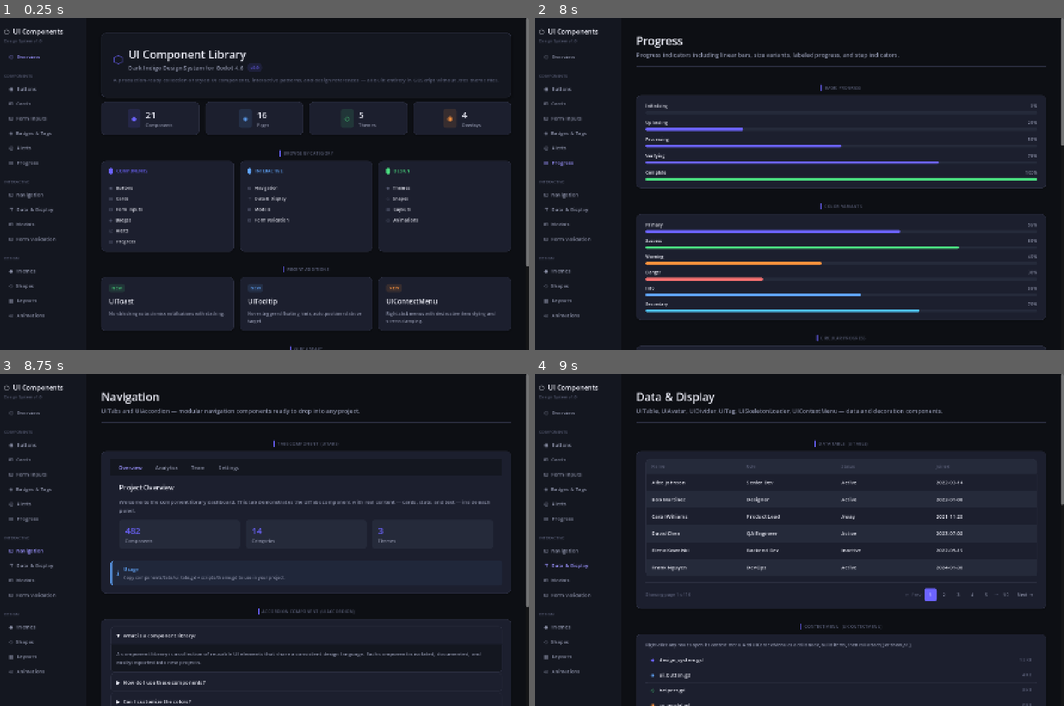
Above: before the commit, frames 1-4 (two rows, left to right).
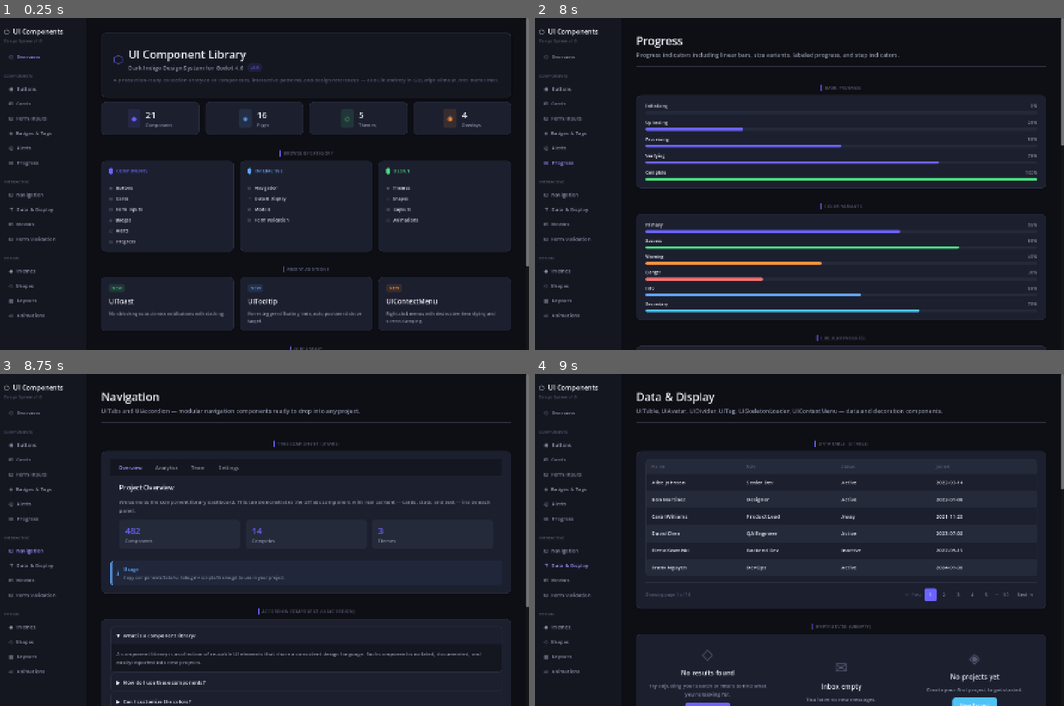
Above: after the commit, the same moments.

Repository: Cai-ki/godot-component-library
Game: Godot game, scene res://scenes/main.tscn
Same seed, same stepped clock (60 frames per second), same inputs: the game is played once before the commit and once after it.
Inputs (mouse positions are in pixels of both pictures, inside the frame that each line leads up to):
- Up to frame 1 (0.25 s): no input
- Up to frame 2 (8 s): click "⬡ Overview" at 0.5 s; click "◉ Buttons" at 1.25 s; click "⊞ Cards" at 2 s; click "⊟ Form Inputs" at 2.75 s; click (688, 117) at 3.52 s; type "12" at 3.6 s; click (889, 117) at 3.75 s; type "12" at 3.83 s; click (688, 184) at 3.98 s; type "12" at 4.07 s; click (788, 184) at 4.27 s; type "12" at 4.35 s; click (889, 184) at 4.5 s; type "12" at 4.58 s; click (989, 184) at 4.73 s; type "12" at 4.82 s; click (741, 270) at 5.02 s; type "Alex" at 5.1 s; click "◈ Badges & Tags" at 5.75 s; click "◎ Alerts" at 6.5 s; click "▤ Progress" at 7.25 s
- Up to frame 3 (8.75 s): click "⊡ Navigation" at 8 s
- Up to frame 4 (9 s): click "⊤ Data & Display" at 8.75 s

Frames 1-3 are identical in both runs. In frame 4, 1.7% of the frame differs, in the area x 20-100%, y 34-100%.

Commit message:
feat: add UIEmpty empty state placeholder component
Centered layout with icon, title, description, and optional action button.
Configurable accent color for the action button. Added Empty States section
to Data & Display page with three demo variants.

Diff:
--- /dev/null
+++ b/components/empty/ui_empty.gd
@@ -0,0 +1,115 @@
+## UIEmpty — Standalone Component
+## Empty state placeholder with icon, title, description, and optional action.
+##
+## Usage:
+##   var empty := UIEmpty.new()
+##   empty.icon_text = "📭"
+##   empty.title_text = "No messages"
+##   empty.description_text = "Your inbox is empty."
+##   empty.action_label = "Compose"
+##   empty.action_pressed.connect(func(): print("compose"))
+##   parent.add_child(empty)
+##
+## Dependencies: scripts/theme.gd (UITheme)
+class_name UIEmpty
+extends VBoxContainer
+
+signal action_pressed
+
+@export var icon_text: String = "◇":
+	set(v): icon_text = v; if _icon_lbl: _icon_lbl.text = v
+
+@export var title_text: String = "No data":
+	set(v): title_text = v; if _title_lbl: _title_lbl.text = v
+
+@export var description_text: String = "":
+	set(v):
+		description_text = v
+		if _desc_lbl: _desc_lbl.text = v; _desc_lbl.visible = v != ""
+
+@export var action_label: String = "":
+	set(v):
+		action_label = v
+		if _action_btn: _action_btn.text = v; _action_btn.visible = v != ""
+
+@export var accent_color: Color = Color("6C63FF"):   # UITheme.PRIMARY
+	set(v): accent_color = v; if is_inside_tree(): _apply_styles()
+
+var _icon_lbl:   Label
+var _title_lbl:  Label
+var _desc_lbl:   Label
+var _action_btn: Button
+
+
+func _ready() -> void:
+	add_theme_constant_override("separation", 12)
+	size_flags_horizontal = Control.SIZE_EXPAND_FILL
+	alignment = BoxContainer.ALIGNMENT_CENTER
+	_build()
+
+
+func _build() -> void:
+	# Icon
+	_icon_lbl = Label.new()
+	_icon_lbl.text = icon_text
+	_icon_lbl.horizontal_alignment = HORIZONTAL_ALIGNMENT_CENTER
+	_icon_lbl.add_theme_font_size_override("font_size", 40)
+	_icon_lbl.add_theme_color_override("font_color", UITheme.TEXT_MUTED)
+	add_child(_icon_lbl)
+
+	# Title
+	_title_lbl = Label.new()
+	_title_lbl.text = title_text
+	_title_lbl.horizontal_alignment = HORIZONTAL_ALIGNMENT_CENTER
+	_title_lbl.add_theme_font_size_override("font_size", UITheme.FONT_LG)
+	_title_lbl.add_theme_color_override("font_color", UITheme.TEXT_PRIMARY)
+	add_child(_title_lbl)
+
+	# Description
+	_desc_lbl = Label.new()
+	_desc_lbl.text = description_text
+	_desc_lbl.visible = description_text != ""
+	_desc_lbl.horizontal_alignment = HORIZONTAL_ALIGNMENT_CENTER
+	_desc_lbl.autowrap_mode = TextServer.AUTOWRAP_WORD_SMART
+	_desc_lbl.add_theme_font_size_override("font_size", UITheme.FONT_MD)
+	_desc_lbl.add_theme_color_override("font_color", UITheme.TEXT_SECONDARY)
+	add_child(_desc_lbl)
+
+	# Action button
+	_action_btn = Button.new()
+	_action_btn.text = action_label
+	_action_btn.visible = action_label != ""
+	_action_btn.focus_mode = Control.FOCUS_NONE
+	_action_btn.size_flags_horizontal = Control.SIZE_SHRINK_CENTER
+	_action_btn.pressed.connect(func(): action_pressed.emit())
+	add_child(_action_btn)
+
+	_apply_styles()
+
+
+func _apply_styles() -> void:
+	if not _action_btn: return
+
+	var n := _btn_style(accent_color)
+	var h := _btn_style(accent_color.lightened(0.12))
+	var p := _btn_style(accent_color.darkened(0.1))
+
+	_action_btn.add_theme_stylebox_override("normal",  n)
+	_action_btn.add_theme_stylebox_override("hover",   h)
+	_action_btn.add_theme_stylebox_override("pressed", p)
+	_action_btn.add_theme_stylebox_override("focus",   n)
+	_action_btn.add_theme_color_override("font_color",       Color.WHITE)
+	_action_btn.add_theme_color_override("font_hover_color", Color.WHITE)
+	_action_btn.add_theme_font_size_override("font_size", UITheme.FONT_MD)
+
+
+func _btn_style(bg: Color) -> StyleBoxFlat:
+	var s := StyleBoxFlat.new()
+	s.bg_color = bg
+	s.corner_radius_top_left     = UITheme.RADIUS_MD
+	s.corner_radius_top_right    = UITheme.RADIUS_MD
+	s.corner_radius_bottom_left  = UITheme.RADIUS_MD
+	s.corner_radius_bottom_right = UITheme.RADIUS_MD
+	s.content_margin_left   = 20; s.content_margin_right  = 20
+	s.content_margin_top    = 10; s.content_margin_bottom = 10
+	return s
--- a/scripts/pages/data_page.gd
+++ b/scripts/pages/data_page.gd
@@ -7,6 +7,7 @@
 		"UITable, UIAvatar, UIDivider, UITag, UISkeletonLoader, UIContextMenu — data and decoration components.")
 
 	_table_section(parent)
+	_empty_section(parent)
 	_context_menu_section(parent)
 	_avatar_section(parent)
 	_divider_section(parent)
@@ -369,6 +370,44 @@
 
 
 # =============================================
+# EMPTY STATES
+# =============================================
+
+func _empty_section(parent: Control) -> void:
+	UI.section(parent, "Empty States  (UIEmpty)")
+	var card_v := UI.card(parent, 24, 24)
+	var row := UI.hbox(card_v, 24)
+
+	# No results
+	var e1 := UIEmpty.new()
+	e1.icon_text = "◇"
+	e1.title_text = "No results found"
+	e1.description_text = "Try adjusting your search or filters to find what you're looking for."
+	e1.action_label = "Clear Filters"
+	e1.custom_minimum_size.y = 200
+	row.add_child(e1)
+
+	# Empty inbox
+	var e2 := UIEmpty.new()
+	e2.icon_text = "✉"
+	e2.title_text = "Inbox empty"
+	e2.description_text = "You have no new messages."
+	e2.accent_color = UITheme.SUCCESS
+	e2.custom_minimum_size.y = 200
+	row.add_child(e2)
+
+	# No data with action
+	var e3 := UIEmpty.new()
+	e3.icon_text = "◈"
+	e3.title_text = "No projects yet"
+	e3.description_text = "Create your first project to get started."
+	e3.action_label = "New Project"
+	e3.accent_color = UITheme.SECONDARY
+	e3.custom_minimum_size.y = 200
+	row.add_child(e3)
+
+
+# =============================================
 # CONTEXT MENU
 # =============================================
 
Not shown, added: components/empty/ui_empty.gd.uid
